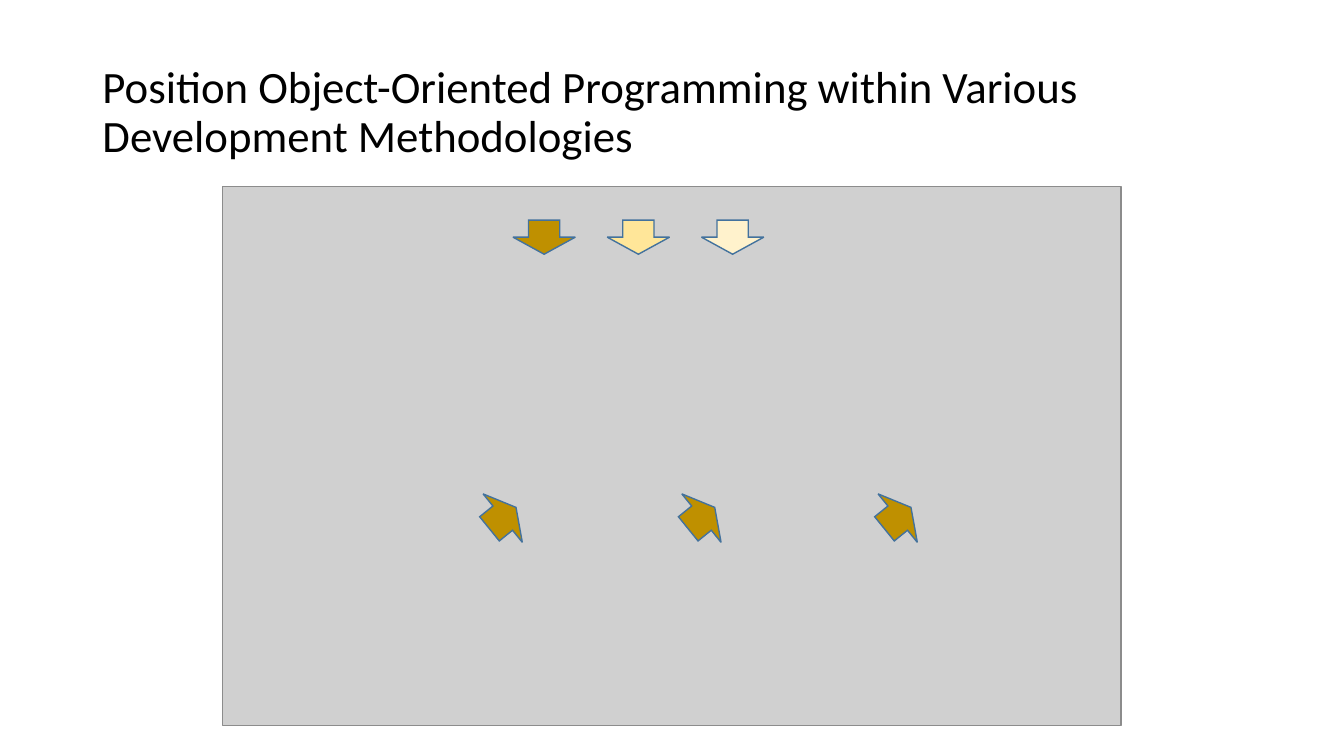
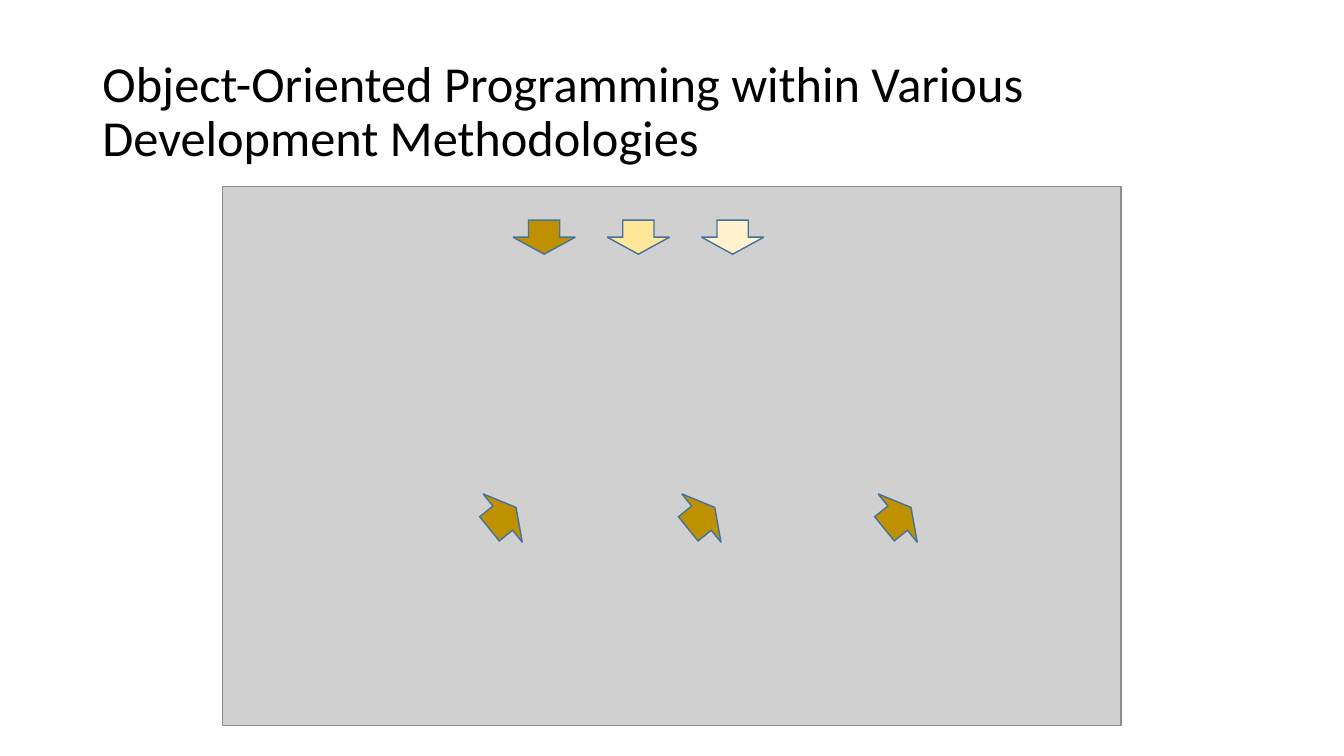
Before and after one commit to EricJPogue/www-epogue-info, a slide deck: slide 4 of CPSC-24500/Week01/2016SpringW01Slides.pptx. Drawn at 1344x756 pixels with LibreOffice and Linux fonts; fonts in the diff are those of the drawing; grey boxes stand for pictures. Boxes give left, top, right and bottom in pixels: in the first picture for what was removed or moved away, otherwise in the second. Text is boxed around its words. In the diff, an @@ line names an element or a change of style, - is before the commit and + after.

```diff
--- a/CPSC-24500/Week01/2016SpringW01Slides.pptx
+++ b/CPSC-24500/Week01/2016SpringW01Slides.pptx
@@ title at box(102, 67, 1023, 165): text changed; size 32 to 36 pt @@
-Position Object-Oriented Programming within Various Development Methodologies
+Object-Oriented Programming within Various Development Methodologies
```
Also in this commit, not shown: 38 other slides changed, 1 other file.
